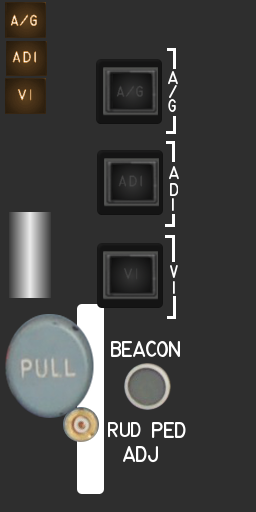
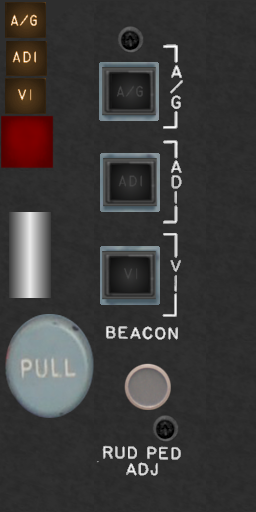
Before/after of a 256x512 layered artwork. What changed in the layer stack:
added layer "red-light-on" above "beacon-new" over [1, 115, 54, 169]
renamed "Pasted Layer #5" to "beacon-new", showed it, moved it above "screws", painted on it over [76, 363, 204, 503]
renamed "PED" to "screws", moved it above "legends #1", painted on it over [117, 26, 186, 442]
removed layer "RUD" over [108, 422, 141, 438]
renamed "ADJ" to "legends #1", moved it above "LEGENDS-REDRAWN", painted on it over [96, 44, 184, 476]
renamed "Pasted Layer #7" to "rud-adj", painted on it over [5, 314, 94, 418]
painted on "buttons" over [102, 67, 159, 300]
removed layer "button-mounts" over [96, 59, 163, 308]
removed layer "I" over [172, 198, 174, 211]
removed layer "D" over [170, 183, 178, 196]
removed layer "A" over [169, 166, 179, 180]
removed layer "G" over [168, 99, 176, 112]
removed layer "/" over [169, 85, 177, 98]
removed layer "A ..." over [168, 71, 178, 85]
removed layer "I #1" over [173, 281, 175, 294]
removed layer "V" over [170, 265, 178, 278]
added layer "bg-panel" (77%) above "legends" over [99, 62, 160, 305]
hid "legends" over [165, 48, 176, 319]
removed layer "BEACON #1" over [111, 340, 180, 357]
renamed "Pasted Layer #6" to "Pasted Layer #13", moved it above "button-mounts #1", painted on it over [0, 1, 256, 512]
removed layer "Pasted Layer #1" over [124, 363, 171, 410]
painted on "button-mounts #1" over [77, 304, 104, 494]
